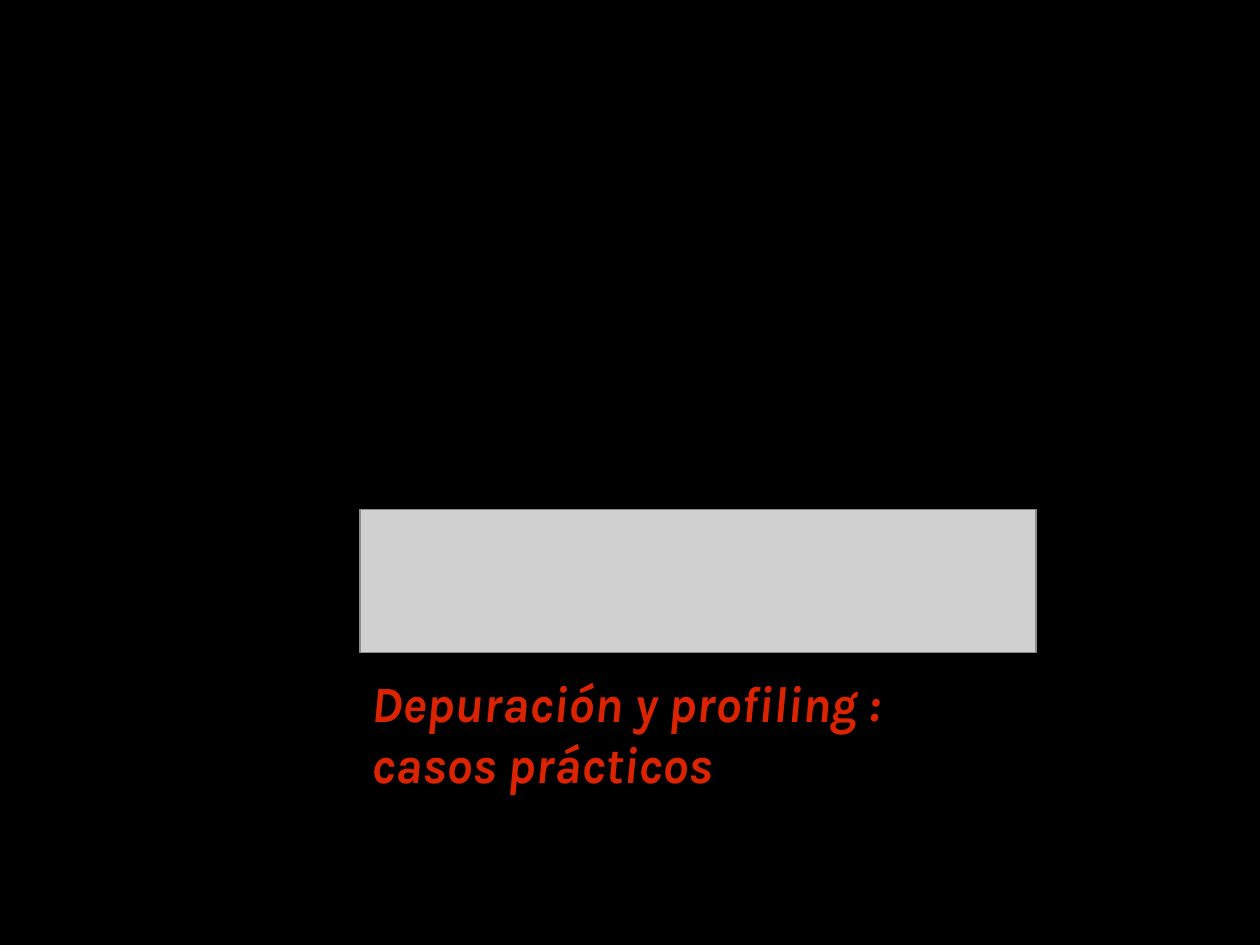
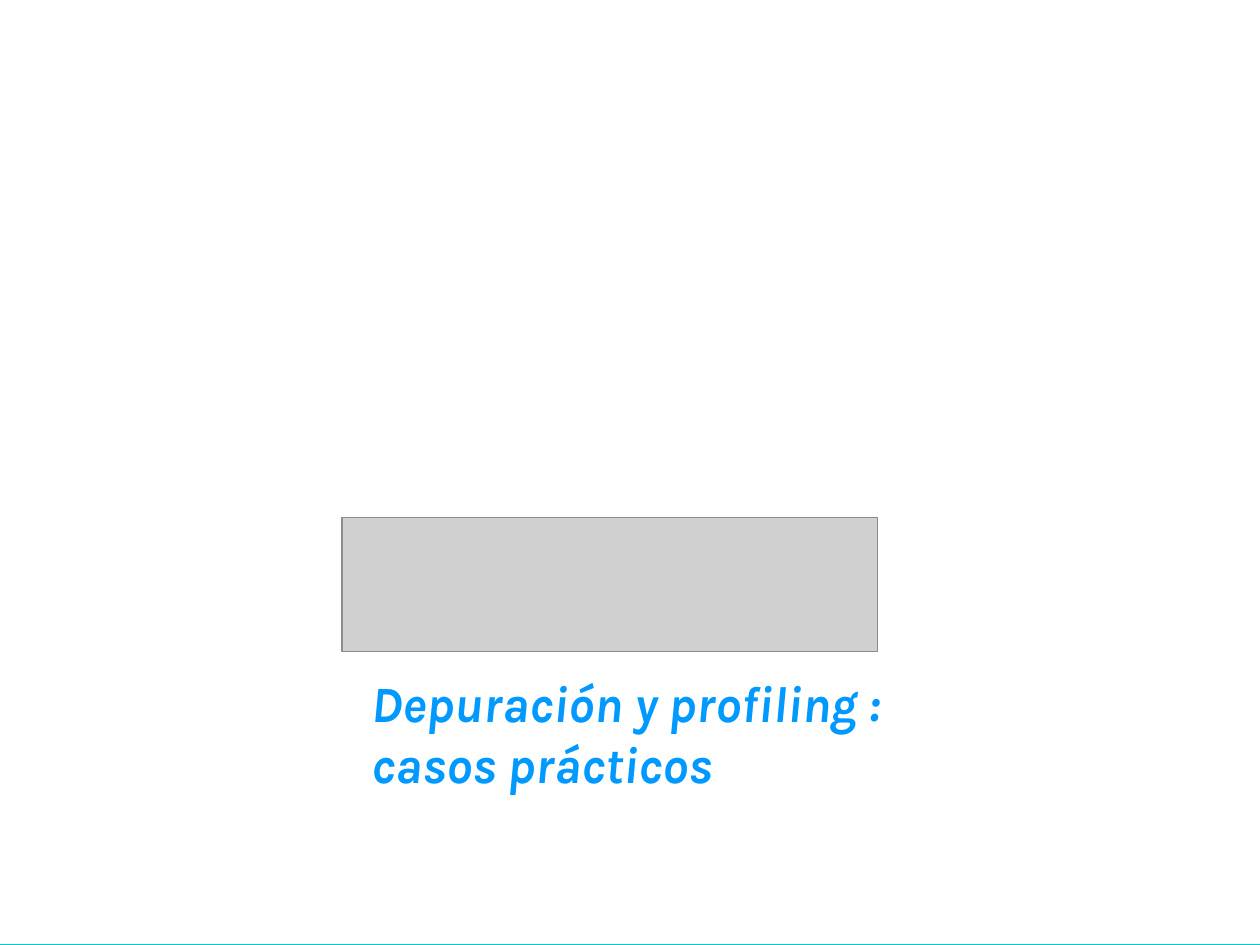
Before and after one commit to cronotrunks/profiling-tutorial, a slide deck: slide 1 of slides/betabeers-profiling.odp. Drawn at 1260x945 pixels with LibreOffice and Linux fonts; fonts in the diff are those of the drawing; grey boxes stand for pictures; background and template pictures are left out. Boxes give left, top, right and bottom in pixels: in the first picture for what was removed or moved away, otherwise in the second. Text is boxed around its words. In the diff, an @@ line names an element or a change of style, - is before the commit and + after.

```diff
--- a/slides/betabeers-profiling.odp
+++ b/slides/betabeers-profiling.odp
@@ rectangle at [0,0,1260,945]: fill #000000 to #FFFFFF; outline #000000 0 pt to #00CCCC 0 pt @@
@@ picture: place and size @@
-picture at [360,510,1037,653]
+picture at [342,518,878,652]
@@ text "Depuración y profiling : casos ..." at [371,683,857,795]: text colour #DC2300 to #0099FF @@
@@ rectangle removed at [1058,697,1260,832] @@
```
Also in this commit, not shown: 11 other slides changed, 3 slides added, 1 other file.
